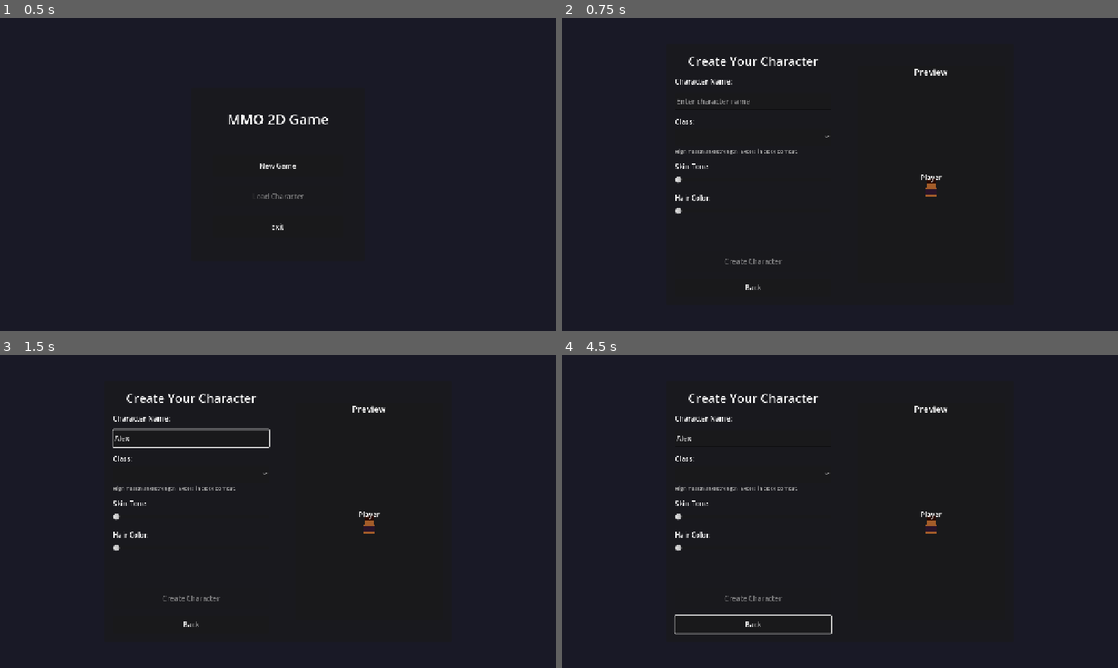
Above: before the commit, frames 1-4 (two rows, left to right).
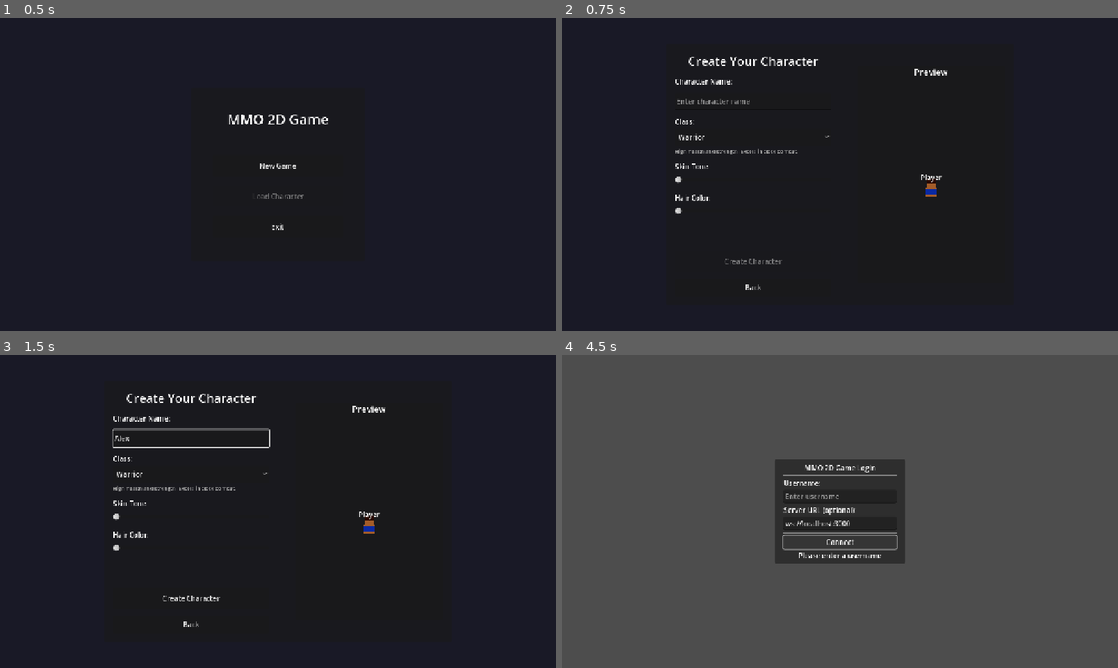
Above: after the commit, the same moments.

Repository: ADH36/MMOBETAGDOT
Game: Godot game, scene res://scenes/Main.tscn
Same seed, same stepped clock (60 frames per second), same inputs: the game is played once before the commit and once after it.
Inputs (mouse positions are in pixels of both pictures, inside the frame that each line leads up to):
- Up to frame 1 (0.5 s): no input
- Up to frame 2 (0.75 s): click "New Game" at 0.5 s
- Up to frame 3 (1.5 s): click (189, 439) at 1.27 s; type "Alex" at 1.35 s
- Up to frame 4 (4.5 s): click (751, 473) at 2 s; click (751, 599) at 2.75 s, where only the run after the commit has a clickable "Create Character"; click (751, 624) at 3.5 s, where only the run before the commit has a clickable "Back"; click (840, 542) at 4.25 s, where only the run after the commit has a clickable "Connect"

Frame 1 is identical in both runs. In frame 2, less than 0.1% of the frame differs, in the area x 21-68%, y 36-57%; in frame 3, 0.2%; in frame 4, 94%, in the area x 0-100%, y 0-100%.
Error before the commit: Parse Error: Expected variable name after "var". (res://scripts/CharacterCreation.gd:93)

Commit message:
Refactor class selection variable for clarity in character creation

Diff:
--- a/scripts/CharacterCreation.gd
+++ b/scripts/CharacterCreation.gd
@@ -90,8 +90,8 @@
 	emit_signal("back_pressed")
 
 func _on_class_selected(index: int):
-	var class_name = class_option_button.get_item_text(index)
-	character_data.character_class = class_name
+	var selected_class = class_option_button.get_item_text(index)
+	character_data.character_class = selected_class
 	_update_preview()
 	_update_class_description()
 
